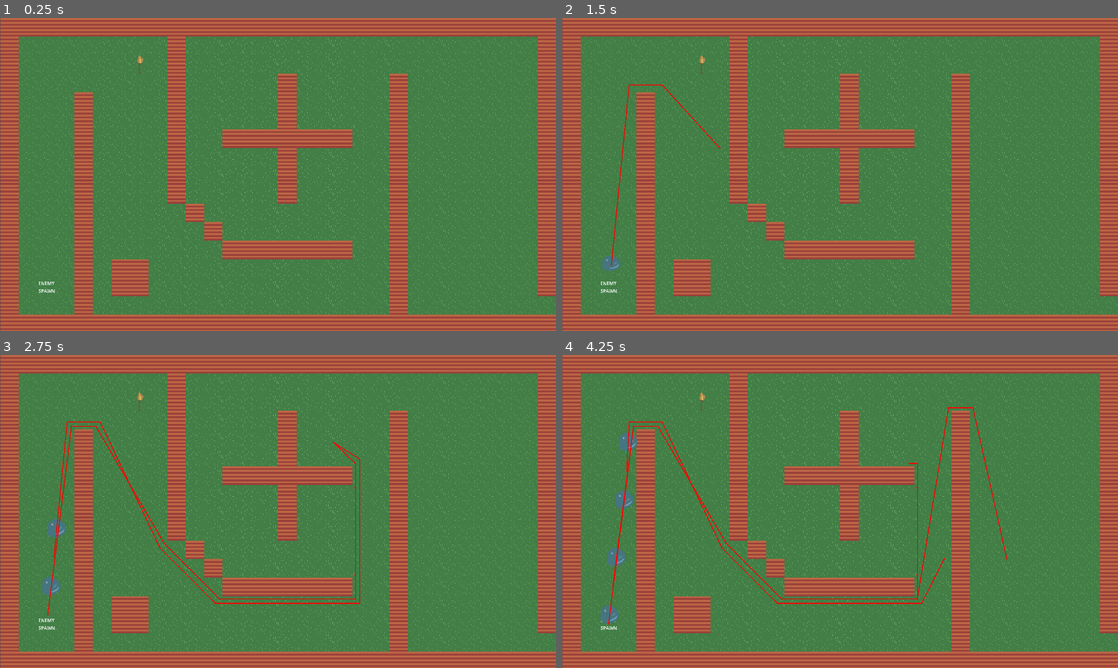
Above: before the commit, frames 1-4 (two rows, left to right).
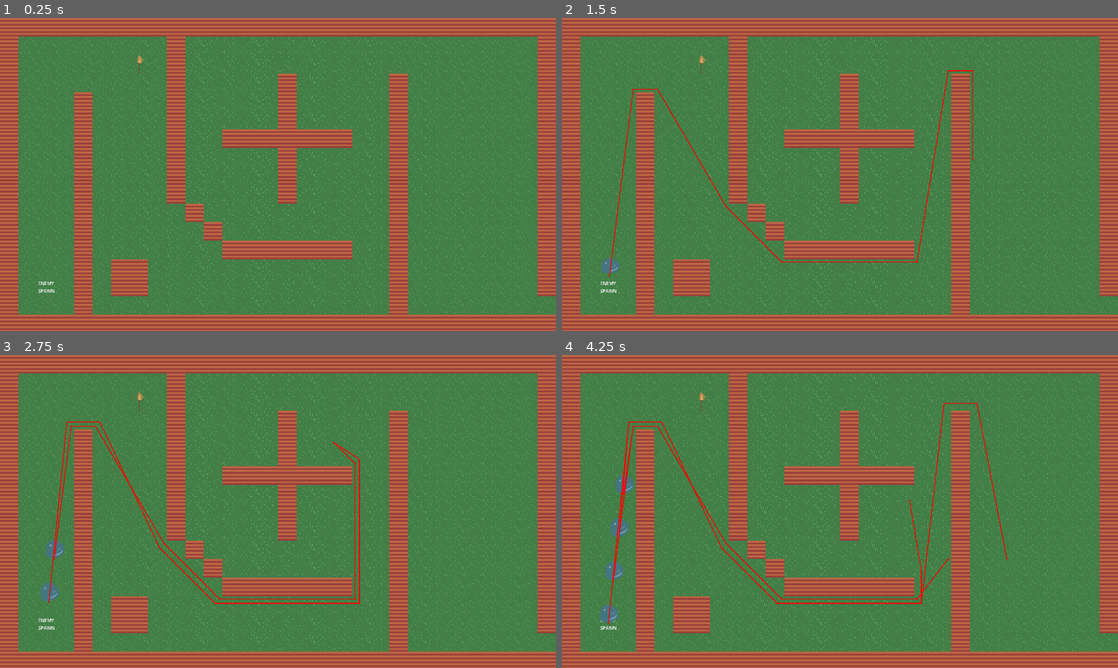
Above: after the commit, the same moments.

Repository: BerkZerker/Tower-Defense-Roguelite
Game: Godot game, scene res://scenes/core/game_instance.tscn
Same seed, same stepped clock (60 frames per second), same inputs: the game is played once before the commit and once after it.
Inputs (mouse positions are in pixels of both pictures, inside the frame that each line leads up to):
- Up to frame 1 (0.25 s): no input
- Up to frame 2 (1.5 s): tap Enter at 0.5 s; move the mouse to (962, 158) at 0.52 s; click (962, 158) at 0.67 s; drag from (728, 190) to (701, 64) at 1.27 s
- Up to frame 3 (2.75 s): move the mouse to (333, 442) at 2.02 s; click (333, 442) at 2.17 s
- Up to frame 4 (4.25 s): drag from (812, 574) to (673, 464) at 2.77 s; move the mouse to (1006, 558) at 3.52 s; click (1006, 558) at 3.67 s

The runs differ from the first frame. In frame 1, 3.6% of the frame differs, in the area x 0-97%, y 0-100%; in frame 2, 4.5%; in frame 3, 4.7%; in frame 4, 5.5%.

Commit message:
worked on movement

Diff:
--- a/scenes/core/game_instance.tscn
+++ b/scenes/core/game_instance.tscn
@@ -7,4 +7,3 @@
 script = ExtResource("1_qwv4r")
 
 [node name="World" parent="." instance=ExtResource("2_d6gjw")]
-position = Vector2(1, 0)
--- a/scenes/entities/enemy.tscn
+++ b/scenes/entities/enemy.tscn
@@ -1,8 +1,7 @@
-[gd_scene load_steps=8 format=3 uid="uid://pjda2eucvc68"]
+[gd_scene load_steps=7 format=3 uid="uid://pjda2eucvc68"]
 
 [ext_resource type="Script" path="res://scripts/entities/enemy.gd" id="1_dsjsh"]
 [ext_resource type="Texture2D" uid="uid://d301kbbv4nhsn" path="res://assets/textures/enemy.png" id="2_3wsqr"]
-[ext_resource type="Script" path="res://scripts/components/movement/navigation_movement.gd" id="2_q5r3v"]
 
 [sub_resource type="CircleShape2D" id="CircleShape2D_q2f0y"]
 radius = 16.0
@@ -46,8 +45,9 @@
 }
 
 [node name="Enemy" type="CharacterBody2D"]
+collision_layer = 2
+collision_mask = 3
 script = ExtResource("1_dsjsh")
-initial_target_pos = Vector2(1200, 500)
 
 [node name="CollisionShape2D" type="CollisionShape2D" parent="."]
 shape = SubResource("CircleShape2D_q2f0y")
@@ -63,12 +63,5 @@
 autoplay = "move"
 
 [node name="NavigationAgent2D" type="NavigationAgent2D" parent="."]
-avoidance_enabled = true
 debug_enabled = true
 debug_path_custom_line_width = 3.0
-
-[node name="NavigationMovement" type="Node" parent="."]
-script = ExtResource("2_q5r3v")
-move_speed = 200.0
-acceleration = 1000.0
-deceleration = 2000.0
--- a/scripts/components/movement/basic_movement.gd
+++ /dev/null
@@ -1,58 +0,0 @@
-class_name BasicMovement extends Node
-
-@export var move_speed: float = 100.0
-@export var acceleration: float = 500.0
-@export var deceleration: float = 500.0
-
-var parent: Node2D
-var velocity: Vector2 = Vector2.ZERO
-var target_position: Vector2 = Vector2.ZERO
-var is_moving: bool = false
-
-func _ready() -> void:
-	parent = get_parent()
-	if not parent is Node2D:
-		push_error("BasicMovement component must be child of Node2D")
-
-func move_to(target: Vector2) -> void:
-	target_position = target
-	is_moving = true
-
-func stop() -> void:
-	is_moving = false
-	velocity = Vector2.ZERO
-
-func _physics_process(delta: float) -> void:
-	if not is_moving or not parent:
-		apply_friction(delta)
-		return
-
-	var direction = target_position - parent.global_position
-	var distance = direction.length()
-
-	if distance < 5.0:  # Close enough to target
-		stop()
-		return
-
-	direction = direction.normalized()
-
-	# Apply acceleration in the movement direction
-	var target_velocity = direction * move_speed
-	velocity = velocity.move_toward(target_velocity, acceleration * delta)
-
-	# Apply the movement
-	if parent is CharacterBody2D:
-		parent.velocity = velocity
-		parent.move_and_slide()
-	else:
-		parent.global_position += velocity * delta
-
-func apply_friction(delta: float) -> void:
-	if velocity.length() > 0:
-		velocity = velocity.move_toward(Vector2.ZERO, deceleration * delta)
-
-	if parent is CharacterBody2D:
-		parent.velocity = velocity
-		parent.move_and_slide()
-	else:
-		parent.global_position += velocity * delta
--- /dev/null
+++ b/scripts/components/movement/fluid_movement.gd
@@ -0,0 +1,71 @@
+extends Node
+
+# Fluid movement parameters
+@export var mass := 0.8  # Lower mass for faster response
+@export var damping := 0.92  # Higher damping for stability
+@export var stiffness := 0.6  # Higher stiffness for better targeting
+@export var rest_length := 150.0  # Match movement speed
+@export var separation_radius := 40.0  # Tighter grouping
+@export var separation_strength := 30.0  # Gentler separation
+
+var velocity := Vector2.ZERO
+var acceleration := Vector2.ZERO
+var target_pos := Vector2.ZERO
+var parent: Node2D
+
+func _ready() -> void:
+    parent = get_parent()
+
+func _physics_process(delta: float) -> void:
+    # Calculate desired velocity towards target position
+    var displacement = target_pos - parent.position
+    var distance = displacement.length()
+    var direction = displacement.normalized()
+
+    # Scale desired velocity based on distance
+    var desired_speed = min(distance, rest_length * 2.0)
+    var desired_velocity = direction * desired_speed
+
+    # Calculate basic separation from nearby enemies
+    var separation = _calculate_separation()
+
+    # Spring force for soft body effect
+    var spring_force = (desired_velocity - velocity) * stiffness
+
+    # Combine forces
+    acceleration = (spring_force + separation) / mass
+    velocity += acceleration
+    velocity *= damping
+
+func _calculate_separation() -> Vector2:
+    var separation = Vector2.ZERO
+    var nearby_count = 0
+
+    # Get all enemies in the scene
+    var enemies = get_tree().get_nodes_in_group("enemies")
+
+    for enemy in enemies:
+        if enemy != parent:
+            var distance = parent.position.distance_to(enemy.position)
+            if distance < separation_radius:
+                var push_vector = parent.position - enemy.position
+                separation += push_vector.normalized() * (1.0 - (distance / separation_radius))
+                nearby_count += 1
+
+    if nearby_count > 0:
+        separation = separation.normalized() * separation_strength
+
+    return separation
+
+func set_target(pos: Vector2) -> void:
+    target_pos = pos
+
+func apply_force(force: Vector2) -> void:
+    velocity += force / mass
+
+func reset_forces() -> void:
+    velocity = Vector2.ZERO
+    acceleration = Vector2.ZERO
+
+func get_velocity() -> Vector2:
+    return velocity
--- a/scripts/components/movement/navigation_movement.gd
+++ /dev/null
@@ -1,53 +0,0 @@
-class_name NavigationMovement extends BasicMovement
-
-@onready var navigation_agent: NavigationAgent2D = $"../NavigationAgent2D"
-
-func _ready() -> void:
-    super._ready()
-    if not navigation_agent:
-        push_error("NavigationMovement requires a NavigationAgent2D child node")
-        return
-
-    # Wait for navigation to be ready
-    await get_tree().create_timer(0.1).timeout
-    _on_navigation_ready()
-
-# Called when navigation map is ready
-func _on_navigation_ready() -> void:
-    # Configure NavigationAgent2D properties here if needed
-    navigation_agent.path_desired_distance = 4.0
-    navigation_agent.target_desired_distance = 4.0
-
-# Override move_to to use navigation
-func move_to(target: Vector2) -> void:
-    navigation_agent.target_position = target
-    super.move_to(target)
-
-func _physics_process(delta: float) -> void:
-    if not is_moving or not parent:
-        apply_friction(delta)
-        return
-
-    if navigation_agent.is_navigation_finished():
-        stop()
-        return
-
-    # Get next path position
-    var next_path_position = navigation_agent.get_next_path_position()
-    var direction = (next_path_position - parent.global_position).normalized()
-
-    # Apply acceleration in the movement direction
-    var target_velocity = direction * move_speed
-    velocity = velocity.move_toward(target_velocity, acceleration * delta)
-
-    # Apply the movement
-    if parent is CharacterBody2D:
-        parent.velocity = velocity
-        parent.move_and_slide()
-    else:
-        parent.global_position += velocity * delta
-
-# Signal handlers
-func _on_navigation_path_changed() -> void:
-    # Called when the navigation path changes
-    pass
--- a/scripts/entities/enemy.gd
+++ b/scripts/entities/enemy.gd
@@ -1,19 +1,75 @@
-class_name Enemy extends CharacterBody2D
+extends CharacterBody2D
 
-@export var initial_target_pos: Vector2 = Vector2(150, 500)
+@export var initial_target_pos := Vector2(1200, 500)
+@export var movement_speed := 150.0  # Reduced for smoother movement
+@export var path_update_interval := 0.25  # Increased for less frequent updates
 
-@onready var movement = $NavigationMovement
+@onready var nav_agent: NavigationAgent2D = $NavigationAgent2D
+@onready var anim_player: AnimationPlayer = $AnimationPlayer
+
+var fluid_movement: Node
+var previous_target := Vector2.ZERO
 
 func _ready() -> void:
-    movement.move_to(initial_target_pos)
+    add_to_group("enemies")
 
-func _input(event: InputEvent) -> void:
-    if event is InputEventScreenTouch:
-        movement.move_to(event.position)
-    elif event is InputEventScreenDrag:
-        movement.move_to(event.position)
-    elif event is InputEventMouseMotion and Input.is_mouse_button_pressed(MOUSE_BUTTON_LEFT):
-        movement.move_to(event.position)
-    elif event is InputEventMouseButton and event.button_index == MOUSE_BUTTON_LEFT:
-        if event.pressed:
-            movement.move_to(event.position)
+    # Create and add fluid movement component
+    fluid_movement = preload("res://scripts/components/movement/fluid_movement.gd").new()
+    add_child(fluid_movement)
+
+    # Configure fluid movement parameters
+    fluid_movement.mass = 0.8  # Lower mass for faster response
+    fluid_movement.damping = 0.92  # Higher damping for stability
+    fluid_movement.stiffness = 0.6  # Higher stiffness for better targeting
+    fluid_movement.rest_length = movement_speed  # Match movement speed
+    fluid_movement.separation_radius = 40.0  # Tighter grouping
+    fluid_movement.separation_strength = 30.0  # Gentler separation
+
+    # Setup initial navigation
+    nav_agent.max_speed = movement_speed
+    nav_agent.target_position = initial_target_pos
+    nav_agent.path_desired_distance = 24.0  # Smaller distance for more precise pathing
+    nav_agent.target_desired_distance = 24.0  # Smaller distance for more precise targeting
+    nav_agent.avoidance_enabled = true  # Enable avoidance between agents
+    nav_agent.radius = 20.0  # Set appropriate radius for avoidance
+    nav_agent.neighbor_distance = 100.0  # Increased neighbor awareness
+    previous_target = initial_target_pos
+
+    # Start path update timer
+    _setup_path_update_timer()
+
+func _setup_path_update_timer() -> void:
+    var timer := Timer.new()
+    timer.wait_time = path_update_interval
+    timer.timeout.connect(_update_pathfinding)
+    timer.autostart = true
+    add_child(timer)
+
+func _physics_process(_delta: float) -> void:
+    if nav_agent.is_navigation_finished():
+        return
+
+    # Get next path position
+    var next_pos = nav_agent.get_next_path_position()
+
+    # Calculate direction and distance to target
+    var direction = (next_pos - global_position).normalized()
+    var distance = global_position.distance_to(next_pos)
+
+    # Update fluid movement with scaled target based on distance
+    var target_pos = global_position + direction * min(distance, movement_speed)
+    fluid_movement.set_target(target_pos)
+
+    # Get velocity and ensure it's properly scaled
+    velocity = fluid_movement.get_velocity()
+    if velocity.length() > 0:
+        velocity = direction * min(velocity.length(), movement_speed)
+        move_and_slide()
+
+func _update_pathfinding() -> void:
+    # Update target to mouse position
+    var mouse_pos = get_global_mouse_position()
+    nav_agent.target_position = mouse_pos
+
+    # Store previous target for next update
+    previous_target = mouse_pos
--- a/scripts/entities/enemy_spawn.gd
+++ b/scripts/entities/enemy_spawn.gd
@@ -2,13 +2,7 @@
 
 @onready var spawn_timer: Timer = $Timer
 var enemy_scene: PackedScene = preload("res://scenes/entities/enemy.tscn")
-var num_baddies: int = 0
-
-func _ready() -> void:
-    print("EnemySpawn: Ready - Timer autostart:", spawn_timer.autostart, " wait_time:", spawn_timer.wait_time)
 
 func _on_timer_timeout() -> void:
     var enemy = enemy_scene.instantiate()
     add_child(enemy)
-    num_baddies += 1
-    print("EnemySpawn: Spawned enemy #", num_baddies, " at position ", global_position)
Not shown, removed: Tower-Defense-Roguelite.code-workspace
